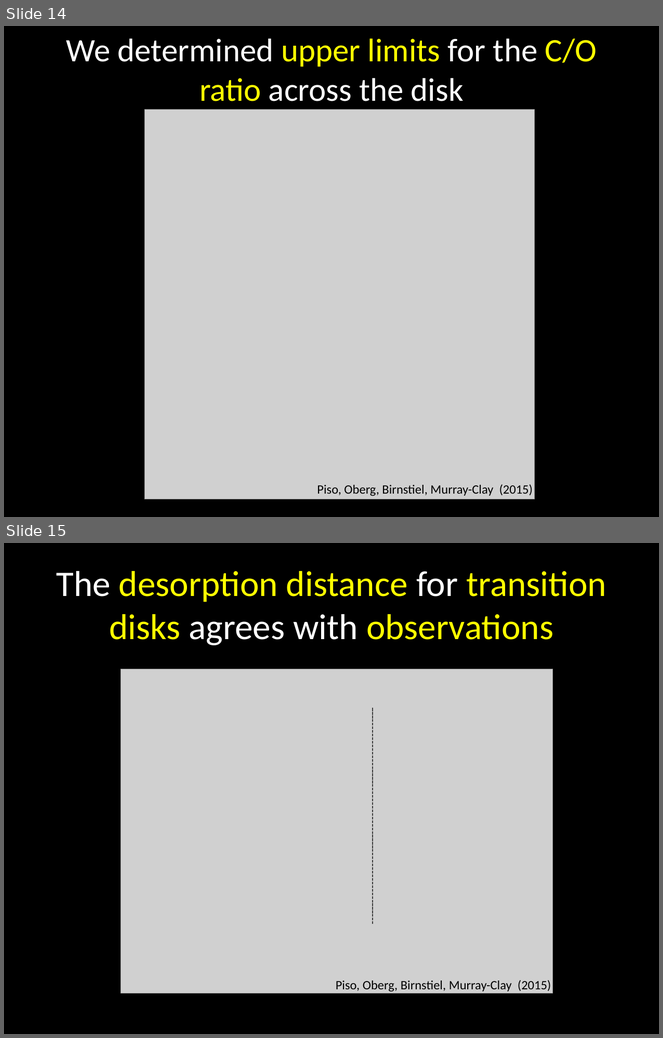
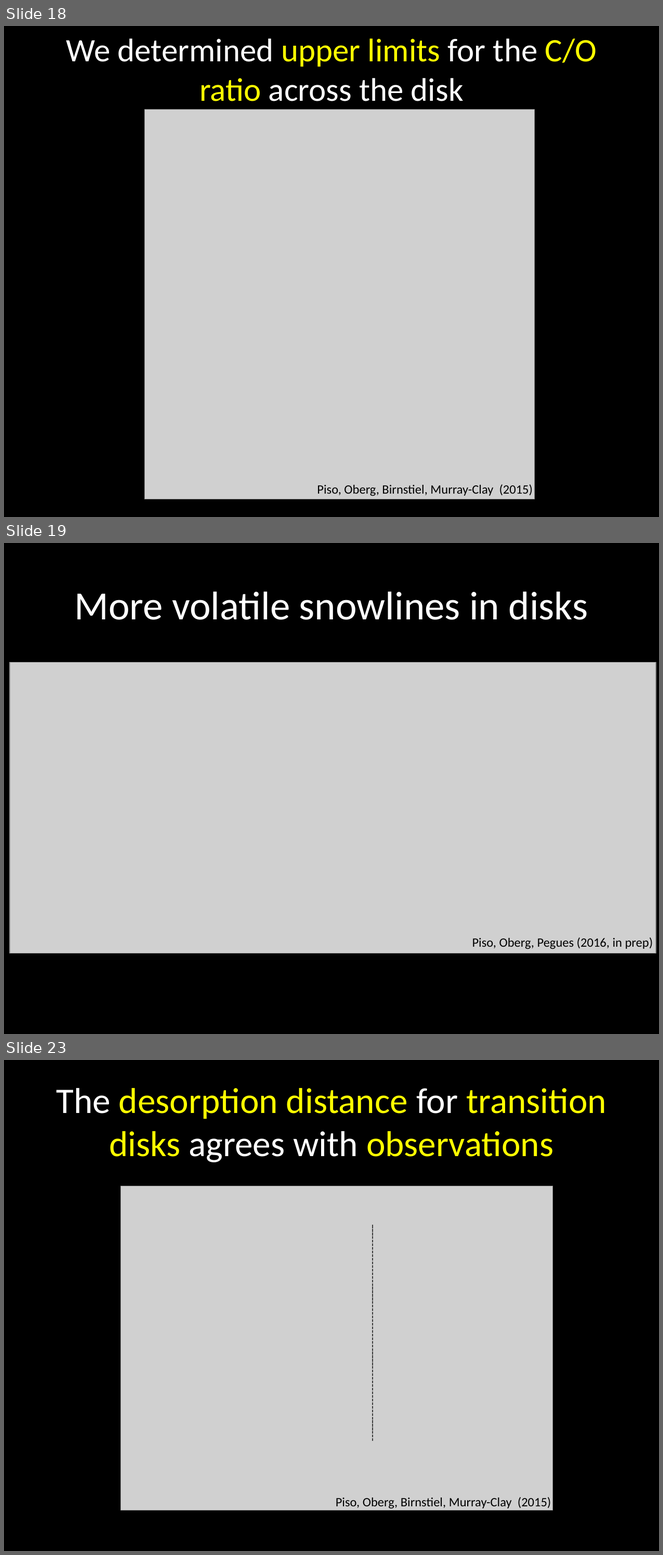
Before and after one commit to apiso/Thesis, a slide deck: slides/AAS_talk.pptx. Shown one above the other, each under a label of ours: slides 14 and 15 before the commit, slides 18, 19 and 23 after it; the slides between them are not shown. The pictures are 663x1038 and 663x1555 pixels, drawn with LibreOffice and Linux fonts; fonts in the diff are those of the drawing; grey boxes stand for pictures. Boxes give left, top, right and bottom in pixels: in the first picture for what was removed or moved away, otherwise in the second. Text is boxed around its words. In the diff, an @@ line names an element or a change of style, - is before the commit and + after.

```diff
--- a/slides/AAS_talk.pptx
+++ b/slides/AAS_talk.pptx
@@ slide 19 added at <box>4,543,659,1034</box>, background #000000 @@
@@ title added at <box>74,591,588,620</box>, 44 pt, text #FFFFFF @@
+More volatile snowlines in disks
@@ picture added at <box>10,662,657,954</box> @@
@@ text added at <box>473,938,653,950</box>, 14 pt, text #000000 @@
+Piso, Oberg, Pegues (2016, in prep)
@@ what was slide 14 is now slide 18 @@
@@ what was slide 15 is now slide 23 @@
```
Also in this commit, not shown: 7 slides changed, 10 other slides added, 1 slide removed, 5 other files.
